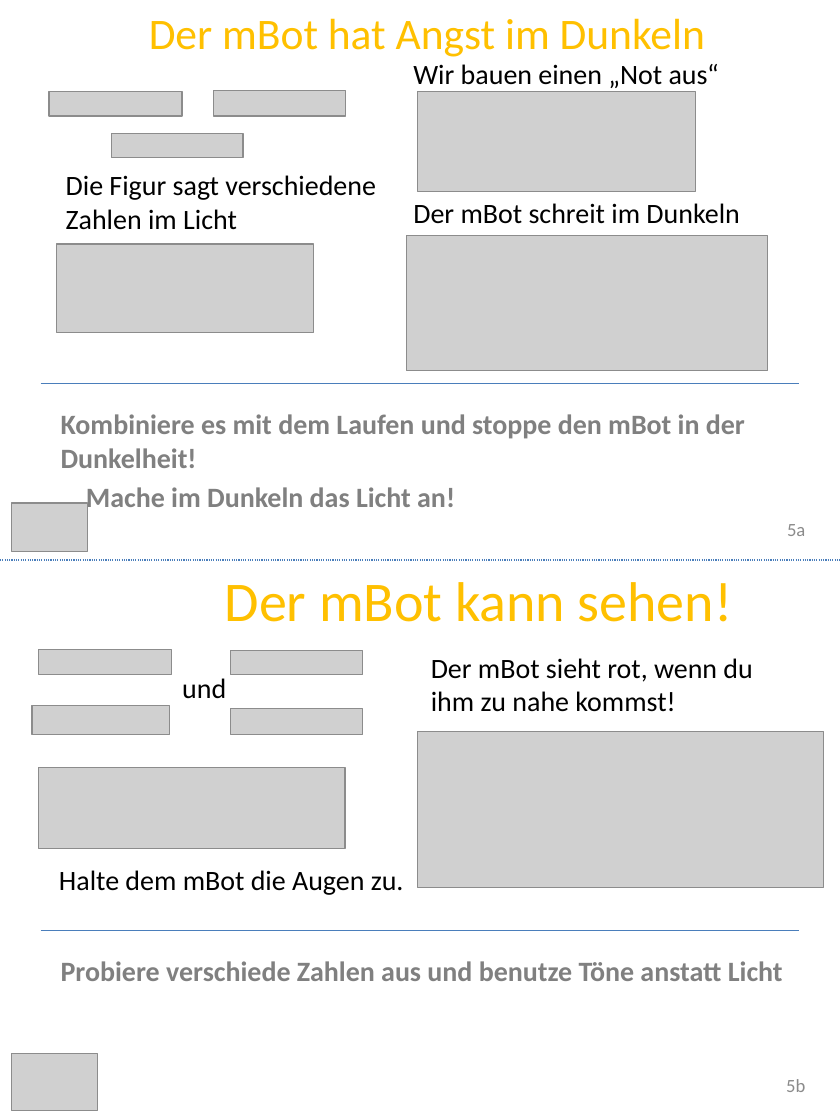
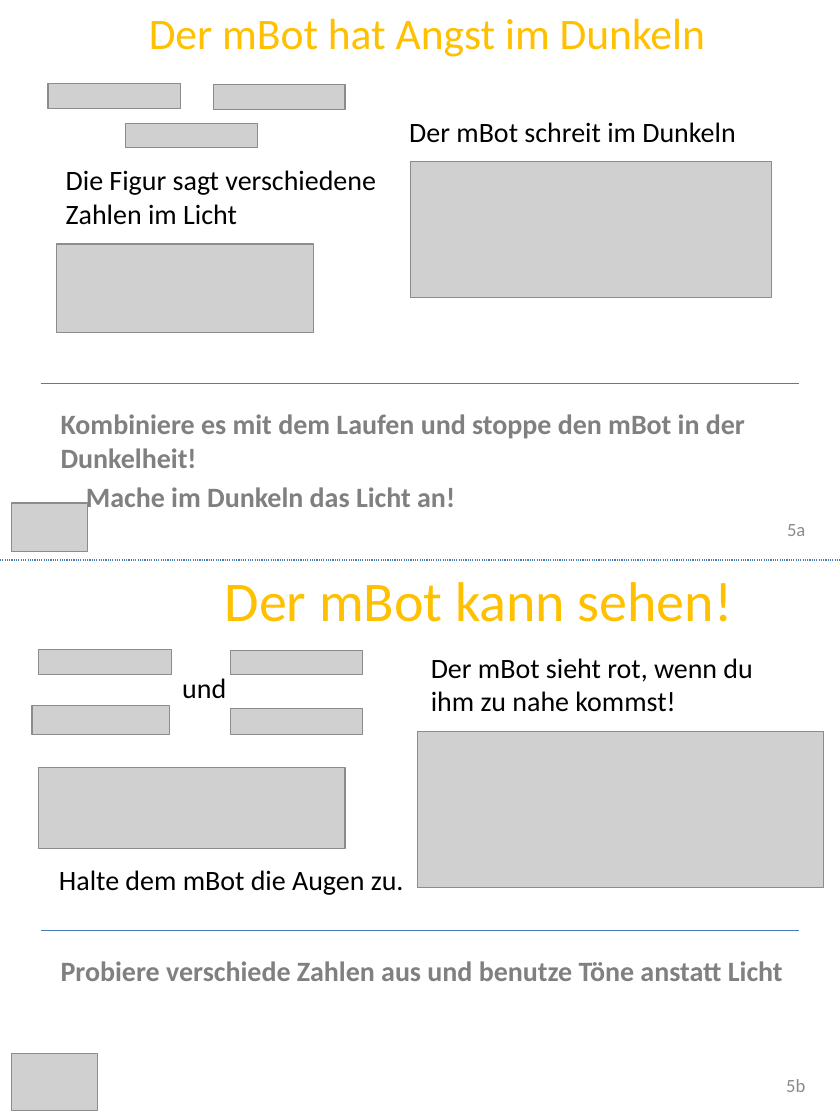
Before and after one commit to Devoxx4KidsDE/workshop-mbot, a slide deck: slide 5 of d4k Workshop mbot.pptx. Drawn at 840x1120 pixels with LibreOffice and Linux fonts; fonts in the diff are those of the drawing; grey boxes stand for pictures; background and template pictures are left out. Boxes give left, top, right and bottom in pixels: in the first picture for what was removed or moved away, otherwise in the second. Text is boxed around its words. In the diff, an @@ line names an element or a change of style, - is before the commit and + after.

```diff
--- a/d4k Workshop mbot.pptx
+++ b/d4k Workshop mbot.pptx
@@ picture: place and size @@
-picture at [49, 92, 183, 116]
+picture at [48, 84, 181, 109]
@@ picture: place and size @@
-picture at [214, 91, 346, 116]
+picture at [213, 84, 345, 110]
@@ text removed at [413, 64, 719, 88] @@
-Wir bauen einen „Not aus“
@@ text "Der mBot schreit im Dunkeln": place and size @@
-text "Der mBot schreit im Dunkeln" at [413, 203, 739, 224]
+text "Der mBot schreit im Dunkeln" at [409, 122, 735, 143]
@@ picture removed at [418, 92, 696, 193] @@
@@ picture: place and size @@
-picture at [111, 133, 243, 158]
+picture at [125, 123, 258, 148]
@@ text "Die Figur sagt verschiedene": place and size @@
-text "Die Figur sagt verschiedene" at [66, 175, 376, 230]
+text "Die Figur sagt verschiedene" at [66, 170, 376, 225]
@@ picture: place and size @@
-picture at [407, 235, 768, 371]
+picture at [410, 162, 772, 298]
```
Also in this commit, not shown: 3 other slides changed, 1 slide added, 1 other file.
